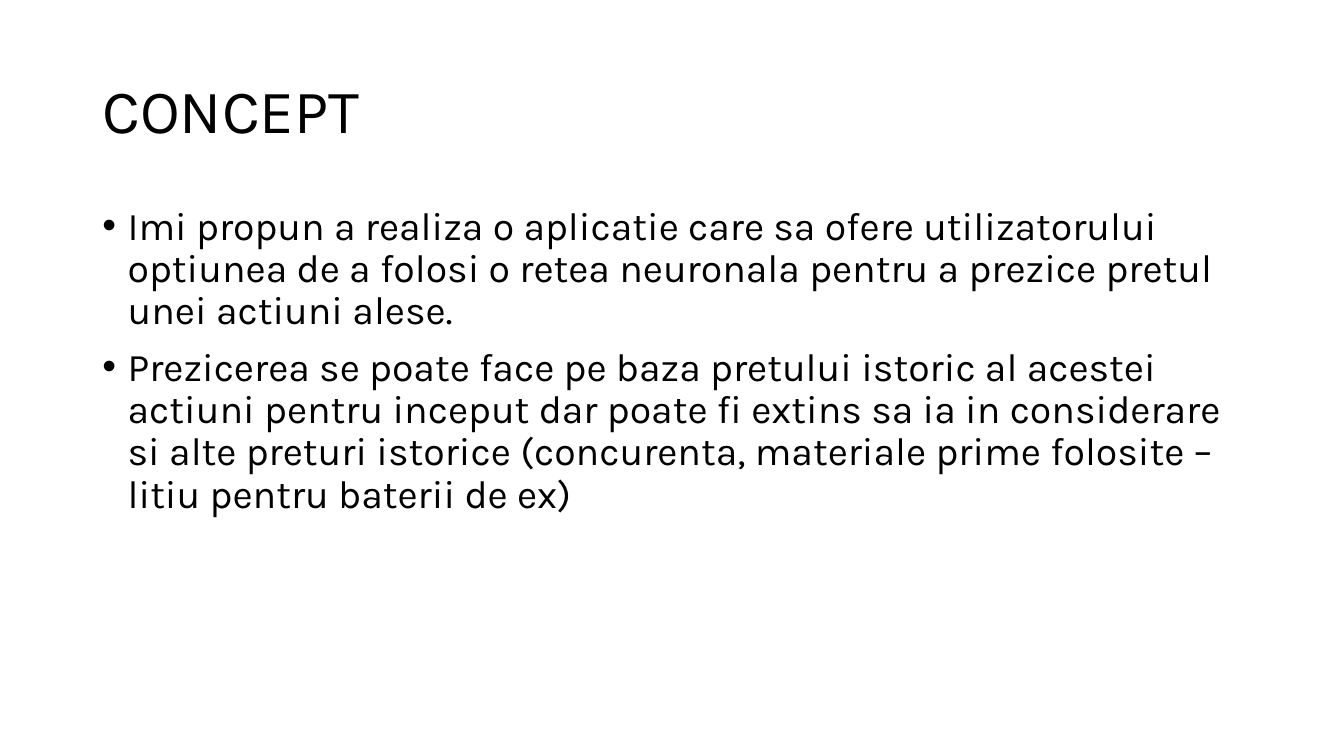
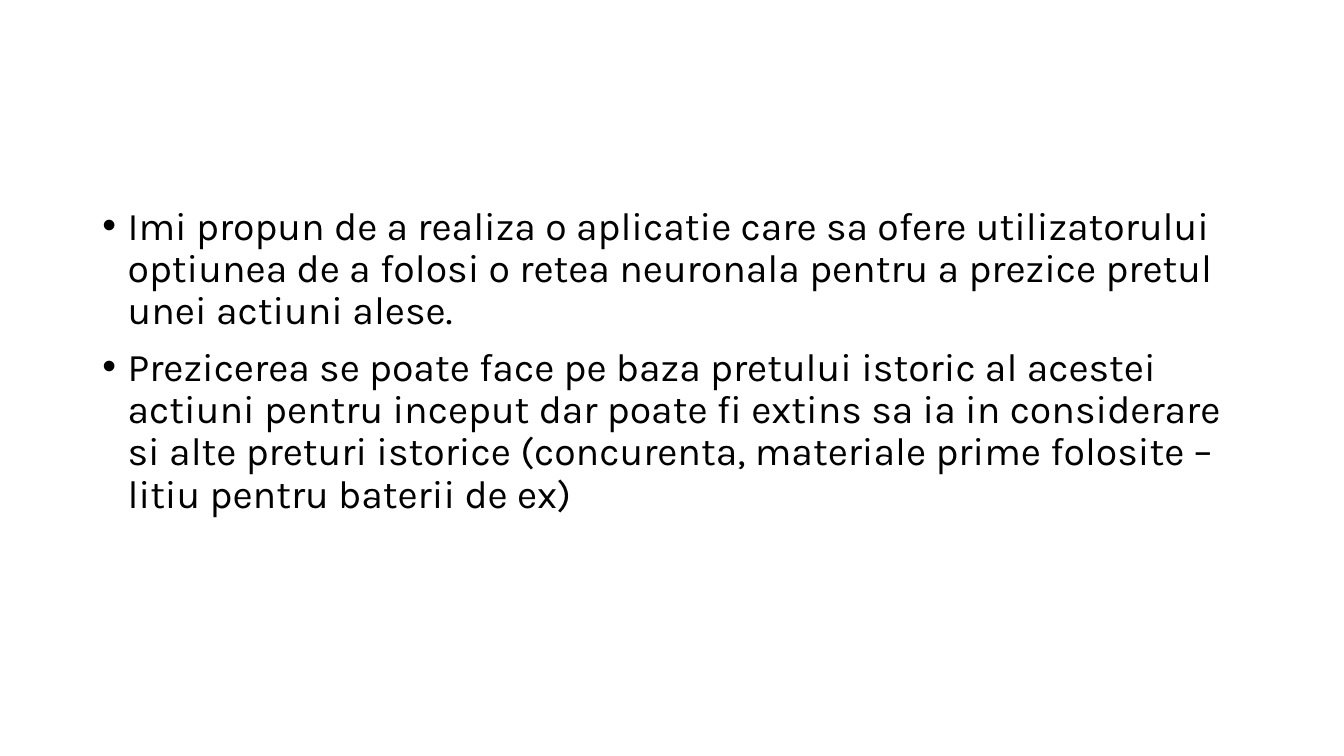
Before and after one commit to nasturas/LSTM, a slide deck: slide 2 of Doc/Prezicere pret actiuni.pptx. Drawn at 1344x756 pixels with LibreOffice and Linux fonts; fonts in the diff are those of the drawing. Boxes give left, top, right and bottom in pixels: in the first picture for what was removed or moved away, otherwise in the second. Text is boxed around its words. In the diff, an @@ line names an element or a change of style, - is before the commit and + after.

```diff
--- a/Doc/Prezicere pret actiuni.pptx
+++ b/Doc/Prezicere pret actiuni.pptx
@@ title removed at [102,93,359,134] @@
-CONCEPT
@@ text at [128,213,1213,325]: text changed @@
-• Imi propun a realiza o aplicatie care sa ofere utilizatorului optiunea de a folosi o retea neuronala pentru a prezice pretul unei actiuni alese.
+• Imi propun de a realiza o aplicatie care sa ofere utilizatorului optiunea de a folosi o retea neuronala pentru a prezice pretul unei actiuni alese.
```
Also in this commit, not shown: 3 other slides changed, 6 slides added, 3 slides removed.
